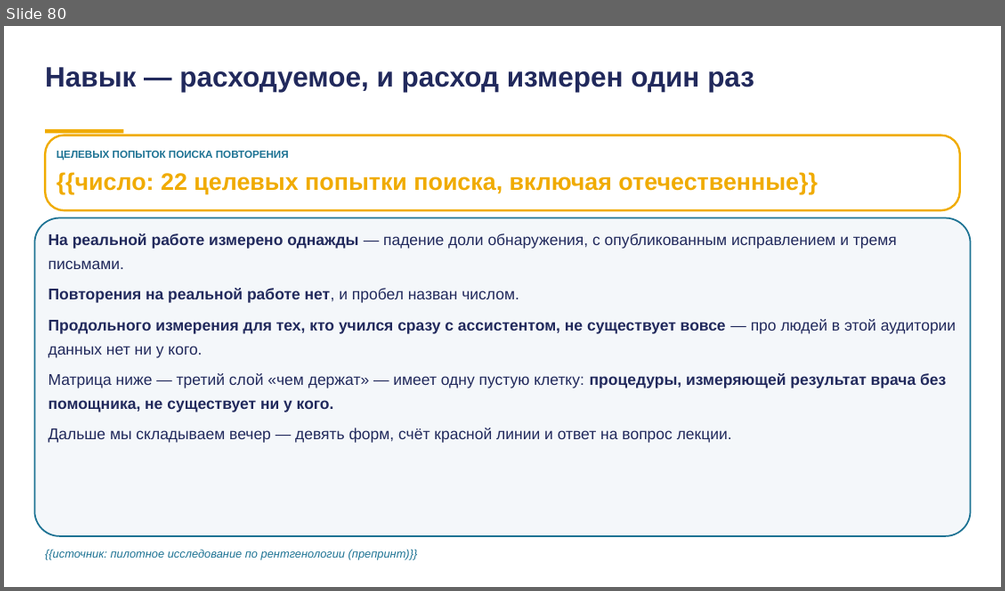
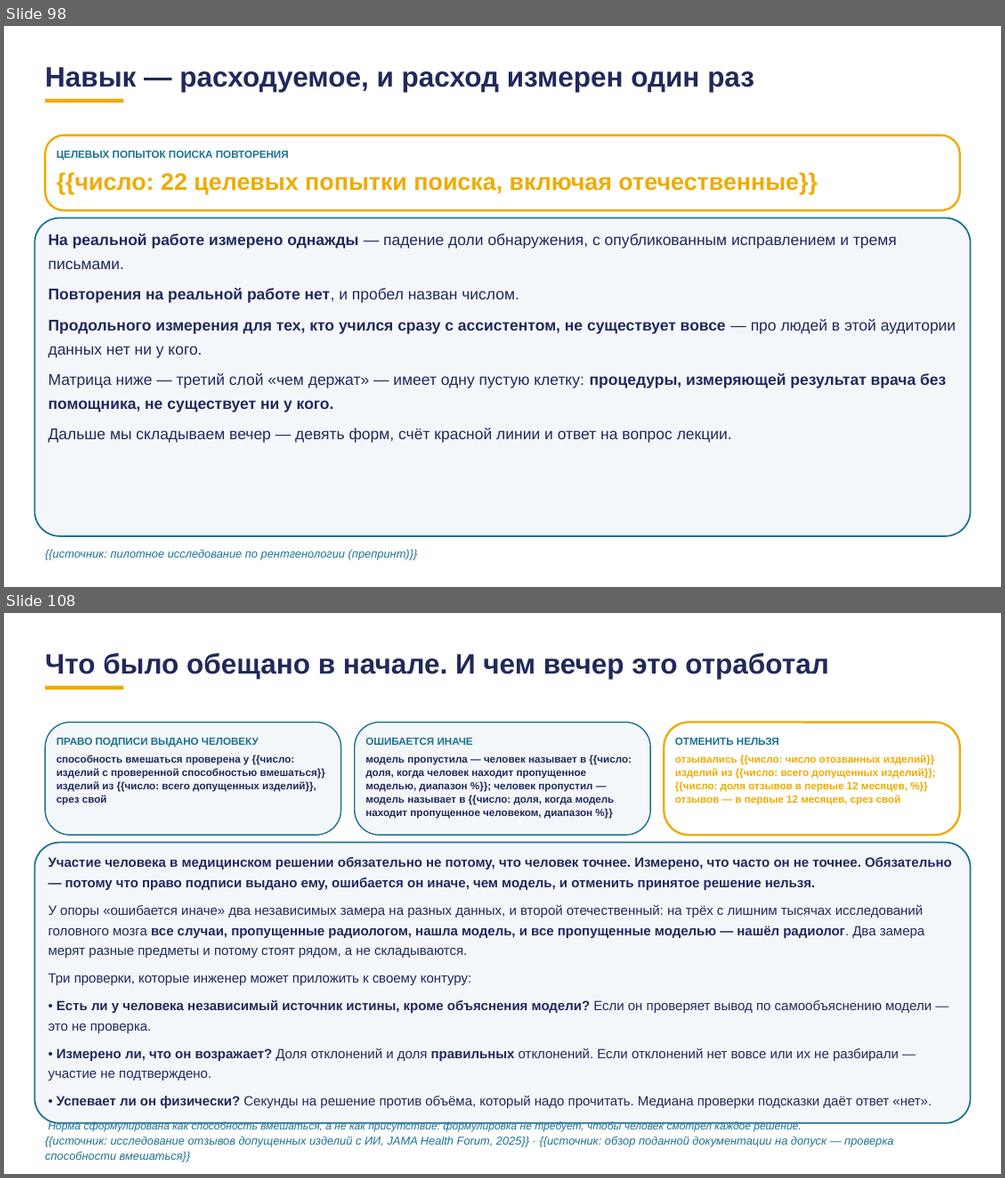
Before and after one commit to tellina-study/AI-usage-lessons, a slide deck: library/lectures/lec-07/rework/deck/lec-07-karkas.pptx. Shown one above the other, each under a label of ours: slide 80 before the commit, slides 98 and 108 after it; the slides between them are not shown. The pictures are 1005x591 and 1005x1178 pixels, drawn with LibreOffice and Linux fonts; fonts in the diff are those of the drawing. Boxes give left, top, right and bottom in pixels: in the first picture for what was removed or moved away, otherwise in the second. Text is boxed around its words. In the diff, an @@ line names an element or a change of style, - is before the commit and + after.

```diff
--- a/library/lectures/lec-07/rework/deck/lec-07-karkas.pptx
+++ b/library/lectures/lec-07/rework/deck/lec-07-karkas.pptx
@@ slide 108 added at [4, 613, 1001, 1174], background #FFFFFF @@
@@ text added at [45, 653, 828, 679], 27 pt, text #21295C, bold @@
+Что было обещано в начале. И чем вечер это отработал
@@ rectangle added at [45, 686, 123, 690], fill #F0AB00 @@
@@ rounded rectangle added at [45, 722, 341, 835], fill #F4F7FA, outline #1C7293 1.2 pt @@
@@ text added at [57, 738, 259, 747], 10 pt, text #1C7293, bold @@
+ПРАВО ПОДПИСИ ВЫДАНО ЧЕЛОВЕКУ
@@ rounded rectangle added at [355, 722, 651, 835], fill #F4F7FA, outline #1C7293 1.2 pt @@
@@ text added at [365, 738, 473, 745], 10 pt, text #1C7293, bold @@
+ОШИБАЕТСЯ ИНАЧЕ
@@ rounded rectangle added at [664, 722, 961, 835], fill #FFFFFF, outline #F0AB00 2 pt @@
@@ text added at [675, 738, 779, 745], 10 pt, text #1C7293, bold @@
+ОТМЕНИТЬ НЕЛЬЗЯ
@@ text added at [57, 755, 325, 805], 10 pt, text #21295C, bold @@
+способность вмешаться проверена у {{число: изделий с проверенной способностью вмешаться}} изделий из {{число: всего допущенных изделий}}, срез свой
@@ text added at [365, 755, 631, 819], 10 pt, text #21295C, bold @@
+модель пропустила — человек называет в {{число: доля, когда человек находит пропущенное моделью, диапазон %}}; человек пропустил — модель называет в {{число: доля, когда модель находит пропущенное человеком, диапазон %}}
@@ text added at [675, 755, 935, 805], 10 pt, text #F0AB00, bold @@
+отзывались {{число: число отозванных изделий}} изделий из {{число: всего допущенных изделий}}; {{число: доля отзывов в первые 12 месяцев, %}} отзывов — в первые 12 месяцев, срез свой
@@ rounded rectangle added at [34, 843, 971, 1123], fill #F4F7FA, outline #1C7293 1.5 pt @@
@@ text added at [48, 857, 952, 1132], 12.9 pt, text #21295C @@
+Участие человека в медицинском решении обязательно не потому, что человек точнее. Измерено, что часто он не точнее. Обязательно — потому что право подписи выдано ему, ошибается он иначе, чем модель, и отменить принятое решение нельзя.
+У опоры «ошибается иначе» два независимых замера на разных данных, и второй отечественный: на трёх с лишним тысячах исследований головного мозга все случаи, пропущенные радиологом, нашла модель, и все пропущенные моделью — нашёл радиолог. Два замера мерят разные предметы и потому стоят рядом, а не складываются.
+Три проверки, которые инженер может приложить к своему контуру:
+• Есть ли у человека независимый источник истины, кроме объяснения модели? Если он проверяет вывод по самообъяснению модели — это не проверка.
+• Измерено ли, что он возражает? Доля отклонений и доля правильных отклонений. Если отклонений нет вовсе или их не разбирали — участие не подтверждено.
+• Успевает ли он физически? Секунды на решение против объёма, который надо прочитать. Медиана проверки подсказки даёт ответ «нет».
+Норма сформулирована как способность вмешаться, а не как присутствие: формулировка не требует, чтобы человек смотрел каждое решение.
@@ text added at [45, 1135, 893, 1162], 11 pt, text #1C7293, italic @@
+{{источник: исследование отзывов допущенных изделий с ИИ, JAMA Health Forum, 2025}} · {{источник: обзор поданной документации на допуск — проверка способности вмешаться}}
@@ what was slide 80 is now slide 98 @@
@@ slide 98 changed as well @@
@@ rectangle: place and size @@
-rectangle at [45, 129, 123, 134]
+rectangle at [45, 99, 123, 103]
```
Also in this commit, not shown: 69 other slides changed, 31 other slides added, 2 slides removed, 35 other files.
